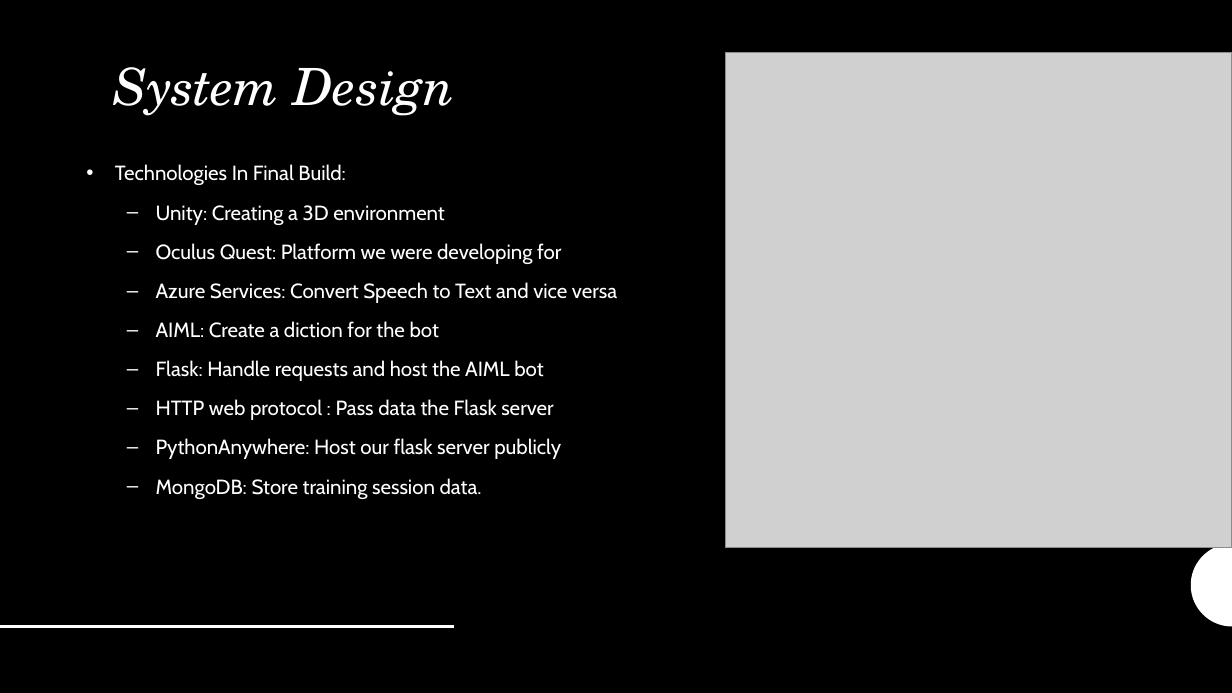
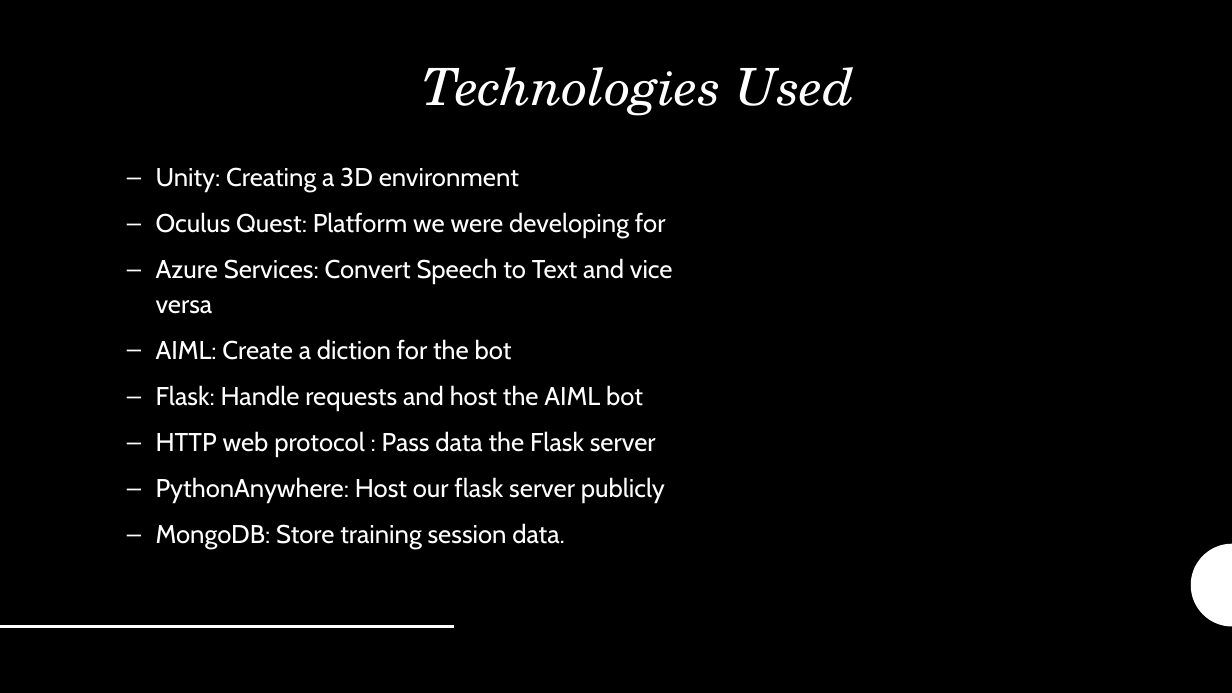
Before and after one commit to MatthewSloyan/final-year-applied-project-and-minor-dissertation, a slide deck: slide 6 of Demo Video & Presentation/Slides.pptx (slide 5 before the commit). Drawn at 1232x693 pixels with LibreOffice and Linux fonts; fonts in the diff are those of the drawing; grey boxes stand for pictures. Boxes give left, top, right and bottom in pixels: in the first picture for what was removed or moved away, otherwise in the second. Text is boxed around its words. In the diff, an @@ line names an element or a change of style, - is before the commit and + after.

```diff
--- a/Demo Video & Presentation/Slides.pptx
+++ b/Demo Video & Presentation/Slides.pptx
@@ picture removed at (x1=726, y1=53, x2=1232, y2=548) @@
@@ title at (x1=423, y1=67, x2=855, y2=116): text changed @@
-System Design
+Technologies Used
@@ text "Unity: Creating a 3D environment" at (x1=156, y1=167, x2=673, y2=549): size 16 to 20 pt @@
@@ text at (x1=115, y1=164, x2=345, y2=185): paragraph removed @@
-• Technologies In Final Build:
```
Also in this commit, not shown: 1 other slide changed, 2 slides added, 1 slide removed, 8 other files.
